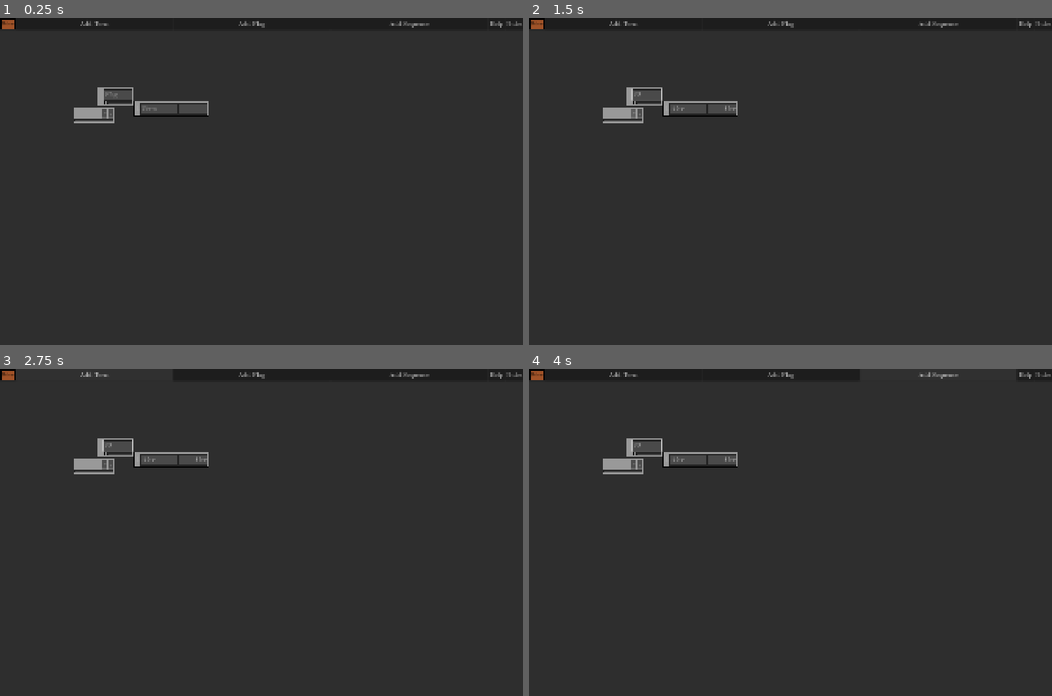
Above: before the commit, frames 1-4 (two rows, left to right).
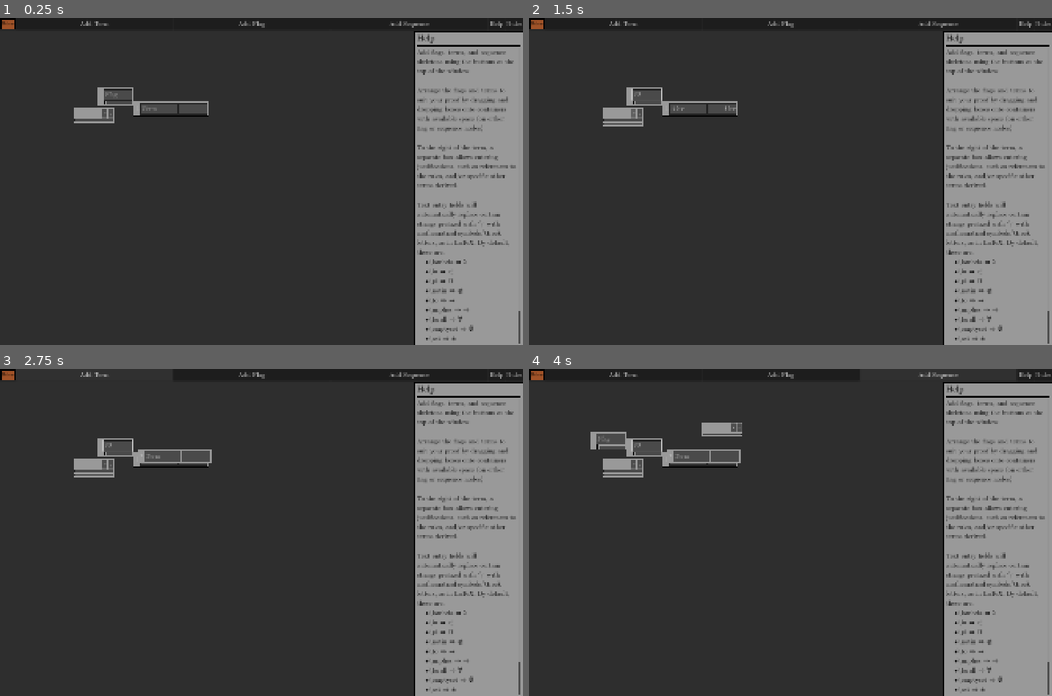
Above: after the commit, the same moments.

Repository: radeps/lambda-helper
Game: Godot game, scene res://scenes/main.tscn
Two runs of this game, one before a commit and one after it. Both use one fixed random seed, a clock stepped at 60 frames per second and the inputs below.
Inputs (mouse positions are in pixels of both pictures, inside the frame that each line leads up to):
- Up to frame 1 (0.25 s): no input
- Up to frame 2 (1.5 s): click (685, 109) at 0.52 s; type "Alex" at 0.6 s; click (722, 109) at 0.75 s; type "Alex" at 0.83 s; click (644, 93) at 0.98 s; type "12" at 1.07 s; click "+" at 1.25 s
- Up to frame 3 (2.75 s): click "Add Term" at 2 s
- Up to frame 4 (4 s): click "Add Flag" at 2.75 s; click "Add Sequence" at 3.5 s

The runs differ from the first frame. In frame 1, 20% of the frame differs, in the area x 14-100%, y 4-100%; in frame 2, 20%; in frame 3, 20%; in frame 4, 21%, in the area x 11-100%, y 4-100%.
Error before the commit: Attempt to call function 'instantiate' in base 'null instance' on a null instance. (res://scripts/sequence_node.gd:12)

Commit message:
fix and readme

Diff:
--- a/scenes/drop_area.tscn
+++ b/scenes/drop_area.tscn
@@ -4,10 +4,9 @@
 
 [sub_resource type="StyleBoxFlat" id="StyleBoxFlat_5k7wk"]
 bg_color = Color(0.290091, 0.290091, 0.290091, 1)
-border_width_left = 3
-border_width_top = 3
+border_width_left = 1
+border_width_top = 1
 border_width_right = 1
-border_width_bottom = 1
 border_color = Color(0.139413, 0.139413, 0.139413, 1)
 anti_aliasing = false
 anti_aliasing_size = 0.463
--- a/scenes/flag_node.tscn
+++ b/scenes/flag_node.tscn
@@ -11,6 +11,7 @@
 bg_color = Color(0, 0, 0, 1)
 border_width_left = 8
 border_color = Color(0, 0, 0, 1)
+expand_margin_top = 3.0
 
 [node name="FlagNode" type="PanelContainer"]
 custom_minimum_size = Vector2(120, 0)
@@ -29,10 +30,12 @@
 
 [node name="LineEdit" type="LineEdit" parent="VBoxContainer"]
 layout_mode = 2
+size_flags_horizontal = 0
 theme_override_fonts/font = ExtResource("3_i87v1")
 theme_override_font_sizes/font_size = 24
 theme_override_styles/normal = ExtResource("4_i87v1")
 placeholder_text = "Flag"
+expand_to_text_length = true
 caret_blink = true
 script = ExtResource("3_0isv1")
 
--- a/scenes/main.tscn
+++ b/scenes/main.tscn
@@ -156,7 +156,6 @@
 
 [node name="HelpPanel" type="PanelContainer" parent="VBoxContainer"]
 unique_name_in_owner = true
-visible = false
 custom_minimum_size = Vector2(400, 0)
 layout_mode = 2
 size_flags_horizontal = 8
@@ -181,7 +180,12 @@
 layout_mode = 2
 size_flags_vertical = 3
 
-[node name="HelpText" type="RichTextLabel" parent="VBoxContainer/HelpPanel/VBoxContainer/ScrollContainer"]
+[node name="VBoxContainer" type="VBoxContainer" parent="VBoxContainer/HelpPanel/VBoxContainer/ScrollContainer"]
+layout_mode = 2
+size_flags_horizontal = 3
+size_flags_vertical = 3
+
+[node name="HelpText" type="RichTextLabel" parent="VBoxContainer/HelpPanel/VBoxContainer/ScrollContainer/VBoxContainer"]
 unique_name_in_owner = true
 layout_mode = 2
 size_flags_horizontal = 3
@@ -196,6 +200,6 @@
 
 To the right of the term, a separate box allows entering justifications, such as references to the rules, and/or specific other terms derived.
 
-Text entry fields will automatically replace certain strings prefixed with '\\' with mathematical symbols/Greek letters, as in LaTeX:
+Text entry fields will automatically replace certain strings prefixed with '\\' with mathematical symbols/Greek letters, as in LaTeX. By default, these are:
 "
 fit_content = true
--- a/scenes/sequence_node.tscn
+++ b/scenes/sequence_node.tscn
@@ -8,10 +8,6 @@
 content_margin_top = 5.0
 content_margin_right = 5.0
 content_margin_bottom = 5.0
-border_width_left = 1
-border_width_top = 1
-border_width_right = 1
-border_width_bottom = 1
 border_color = Color(0, 0, 0, 1)
 
 [node name="SequenceNode" type="PanelContainer"]
--- a/scenes/text_node.tscn
+++ b/scenes/text_node.tscn
@@ -11,9 +11,7 @@
 content_margin_top = 5.0
 content_margin_right = 5.0
 content_margin_bottom = 5.0
-border_width_left = 1
 border_width_top = 1
-border_width_right = 1
 border_width_bottom = 1
 border_color = Color(0, 0, 0, 1)
 
--- a/scripts/latex-replacing-text.gd
+++ b/scripts/latex-replacing-text.gd
@@ -1,6 +1,6 @@
 class_name LatexReplacingLineEdit extends LineEdit
 
-const REPLACEMENTS = {
+static var REPLACEMENTS = {
 	"\\lambda" : 'λ',
 	"\\in" : '∈',
 	"\\pi" : 'Π',
@@ -8,7 +8,12 @@
 	"\\to" : '→',
 	"\\implies" : '⇒',
 	"\\forall" : '∀',
-	"\\emptyset" : '∅'
+	"\\emptyset" : '∅',
+	"\\ast" : '∗',
+	"\\bot" : '⟘',
+	"\\top" : '⟙',
+	"\\derive" : '⊢',
+	"\\box" : '☐',
 	}
 
 func _ready():
--- a/scripts/main.gd
+++ b/scripts/main.gd
@@ -37,18 +37,18 @@
 	%HelpPanel.visible = %HelpButton.button_pressed
 
 func _on_new_term():
-	var term = load("res://text_node.tscn").instantiate()
+	var term = load("res://scenes/text_node.tscn").instantiate()
 	term.set_number(num_terms + 1)
 	num_terms += 1
 	%DropArea.add_child(term)
 	term.position = term.position + Vector2(randi() % 20, randi() % 20)
 
 func _on_new_flag():
-	var flag = load("res://flag_node.tscn").instantiate()
+	var flag = load("res://scenes/flag_node.tscn").instantiate()
 	%DropArea.add_child(flag)
 	flag.position = flag.position + Vector2(randi() % 20, randi() % 20)
 
 func _on_new_sequence():
-	var seq = load("res://sequence_node.tscn").instantiate()
+	var seq = load("res://scenes/sequence_node.tscn").instantiate()
 	%DropArea.add_child(seq)
 	seq.position = seq.position + Vector2(randi() % 20, randi() % 20)
--- a/scripts/sequence_node.gd
+++ b/scripts/sequence_node.gd
@@ -9,7 +9,7 @@
 	%RemoveTerm.pressed.connect(_on_remove_term)
 
 func _on_add_term():
-	var new_area = load("res://drop_area.tscn").instantiate()
+	var new_area = load("res://scenes/drop_area.tscn").instantiate()
 	$VBoxContainer.add_child(new_area)
 
 func _on_remove_term():
--- a/styles/box-normal.tres
+++ b/styles/box-normal.tres
@@ -5,8 +5,6 @@
 content_margin_top = 5.0
 content_margin_right = 5.0
 content_margin_bottom = 5.0
-border_width_left = 1
 border_width_top = 1
-border_width_right = 1
 border_width_bottom = 1
 border_color = Color(0, 0, 0, 1)
Binary file added: docs/img.png
Not shown, changed: .DS_Store
Not shown, added: README.md
